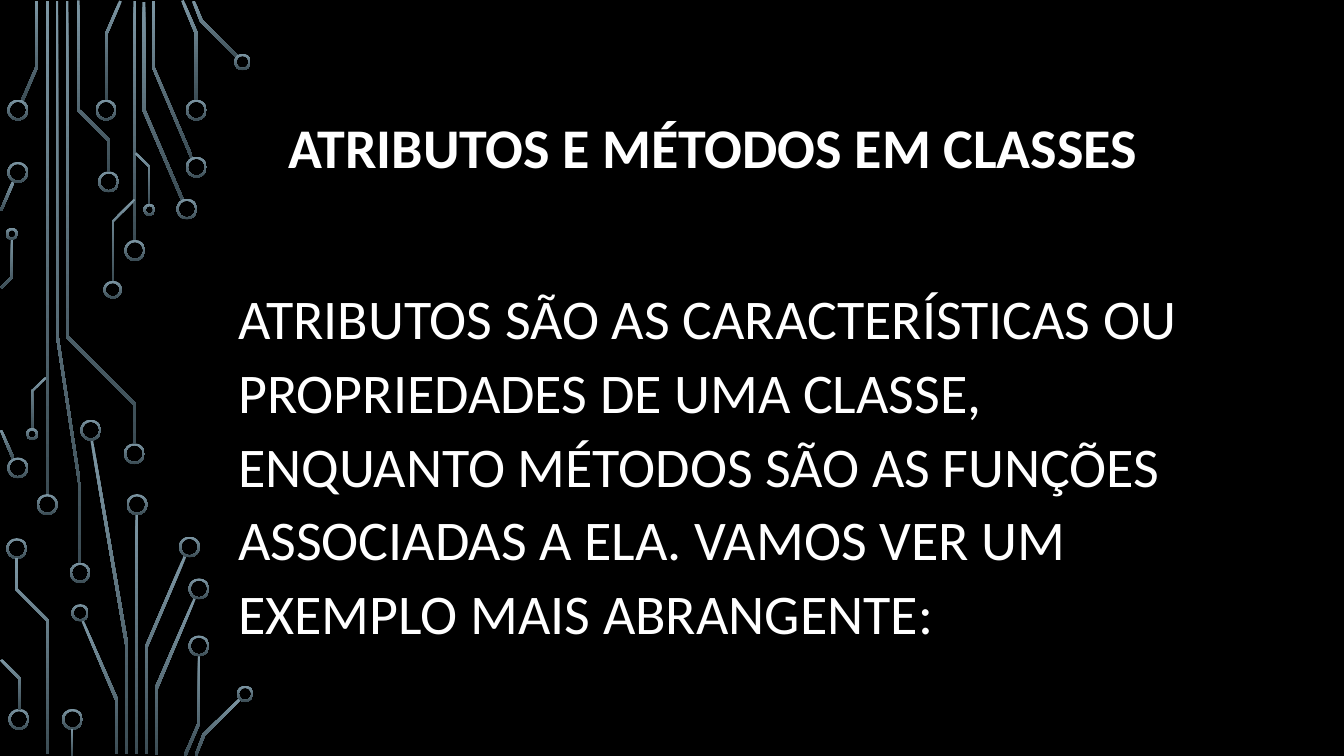
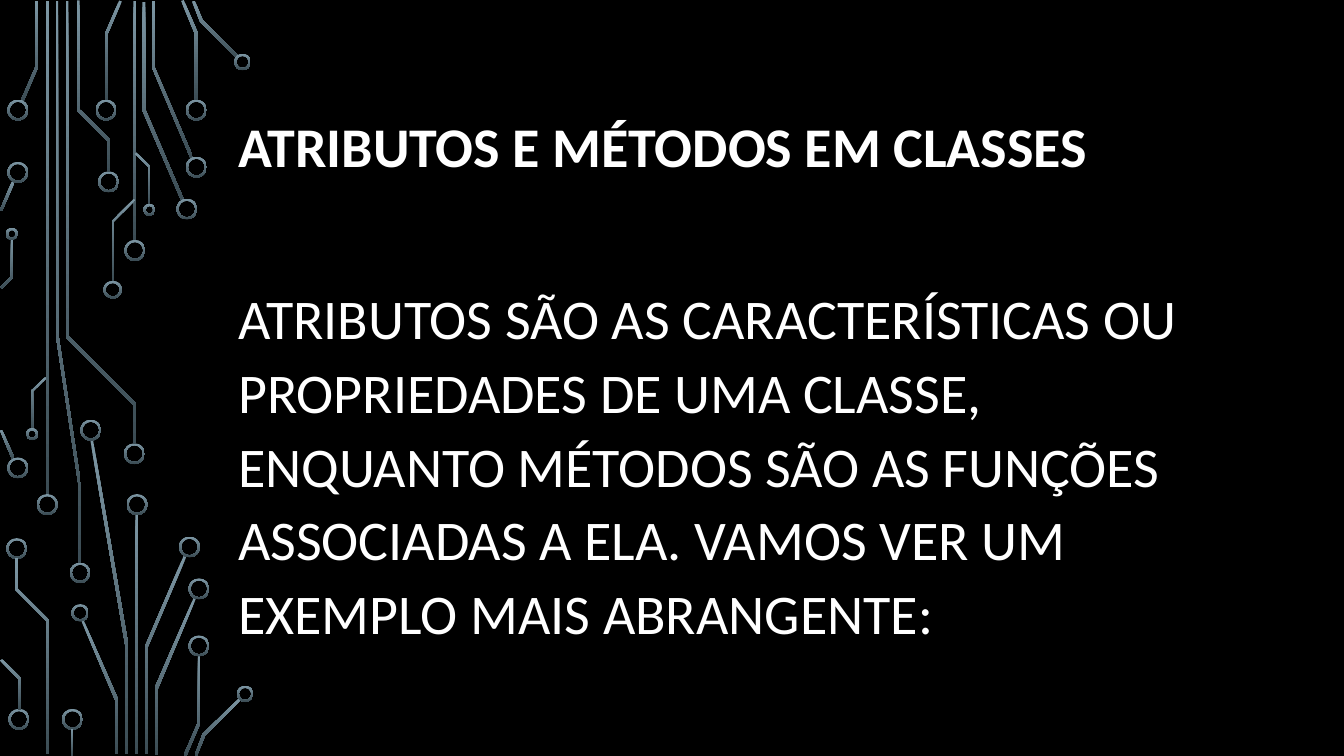
Before and after one commit to JMarques12/Senai2023, a slide deck: slide 7 of FPOO/aula 18/Programação Orientada a Objetos POO.pptx (slide 8 before the commit). Drawn at 1344x756 pixels with LibreOffice and Linux fonts; fonts in the diff are those of the drawing; background and template pictures are left out. Boxes give left, top, right and bottom in pixels: in the first picture for what was removed or moved away, otherwise in the second. Text is boxed around its words. In the diff, an @@ line names an element or a change of style, - is before the commit and + after.

```diff
--- a/FPOO/aula 18/Programação Orientada a Objetos POO.pptx
+++ b/FPOO/aula 18/Programação Orientada a Objetos POO.pptx
@@ title "ATRIBUTOS E MÉTODOS EM CLASSES": place and size @@
-title "ATRIBUTOS E MÉTODOS EM CLASSES" at box(288, 122, 1137, 169)
+title "ATRIBUTOS E MÉTODOS EM CLASSES" at box(238, 120, 1087, 168)
```
Also in this commit, not shown: 2 other slides changed, 1 slide removed.
